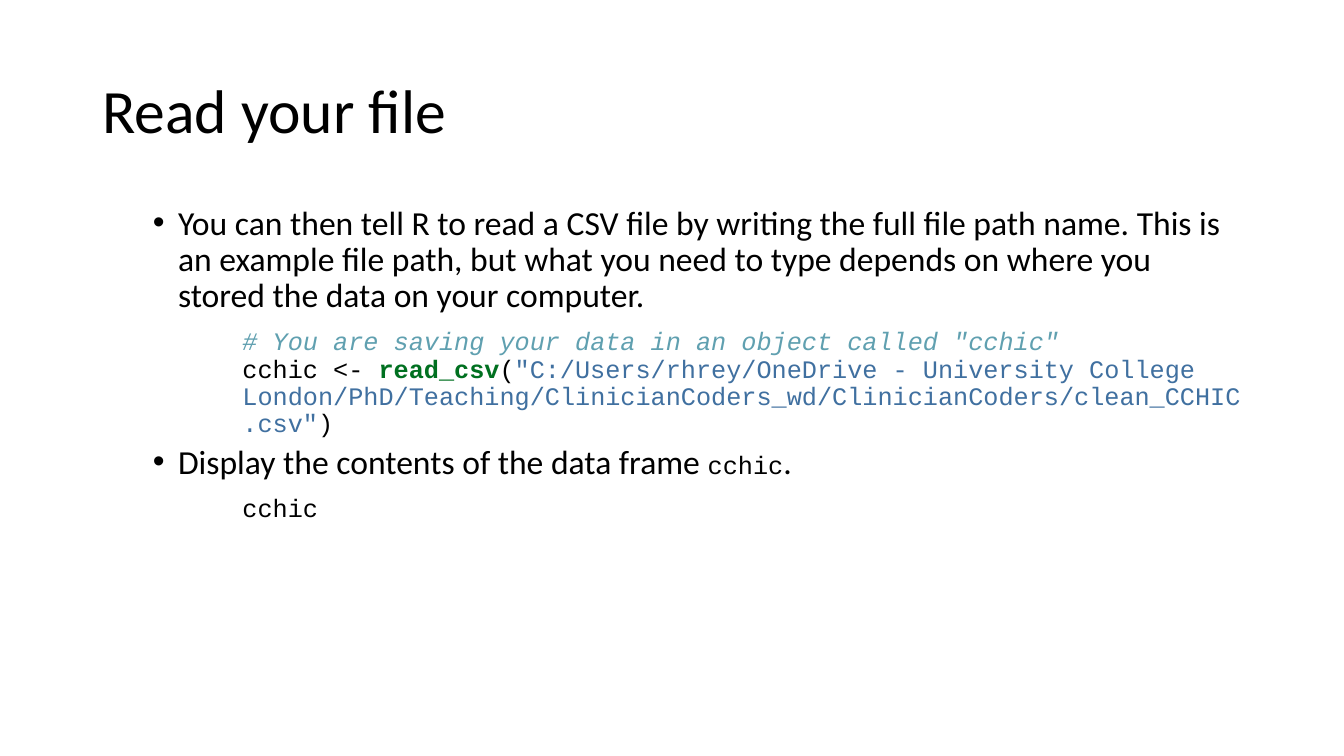
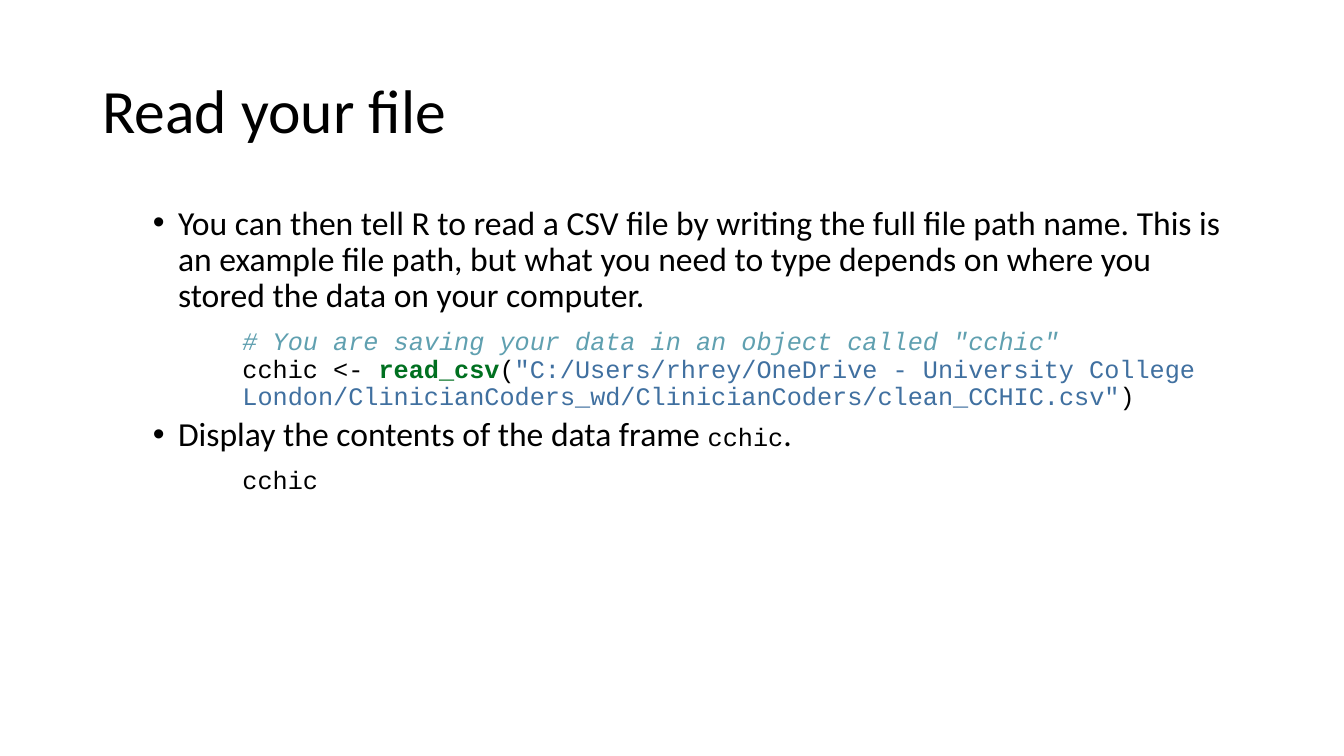
Before and after one commit to ClinicianCoders/ClinicianCoders, a slide deck: slide 16 of Workshops/Workshop3.pptx. Drawn at 1344x756 pixels with LibreOffice and Linux fonts; fonts in the diff are those of the drawing. Boxes give left, top, right and bottom in pixels: in the first picture for what was removed or moved away, otherwise in the second. Text is boxed around its words. In the diff, an @@ line names an element or a change of style, - is before the commit and + after.

```diff
--- a/Workshops/Workshop3.pptx
+++ b/Workshops/Workshop3.pptx
@@ text at [242, 332, 1195, 411]: text changed @@
-# You are saving your data in an object called "cchic"
-cchic <- read_csv("C:/Users/rhrey/OneDrive - University College London/PhD/Teaching/ClinicianCoders_wd/ClinicianCoders/clean_CCHIC.csv")
+# You are saving your data in an object called "cchic"
+cchic <- read_csv("C:/Users/rhrey/OneDrive - University College London/ClinicianCoders_wd/ClinicianCoders/clean_CCHIC.csv")
```
Also in this commit, not shown: 4 other slides changed, 1 slide removed, 7 other files.
